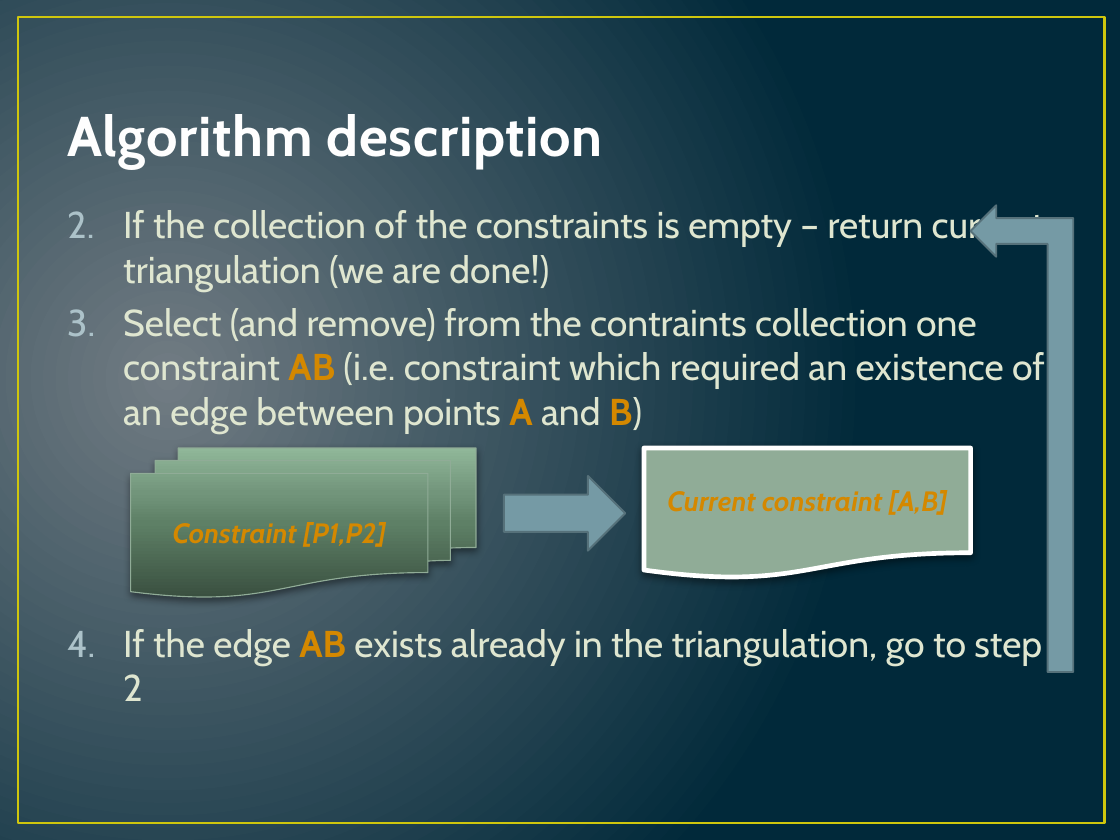
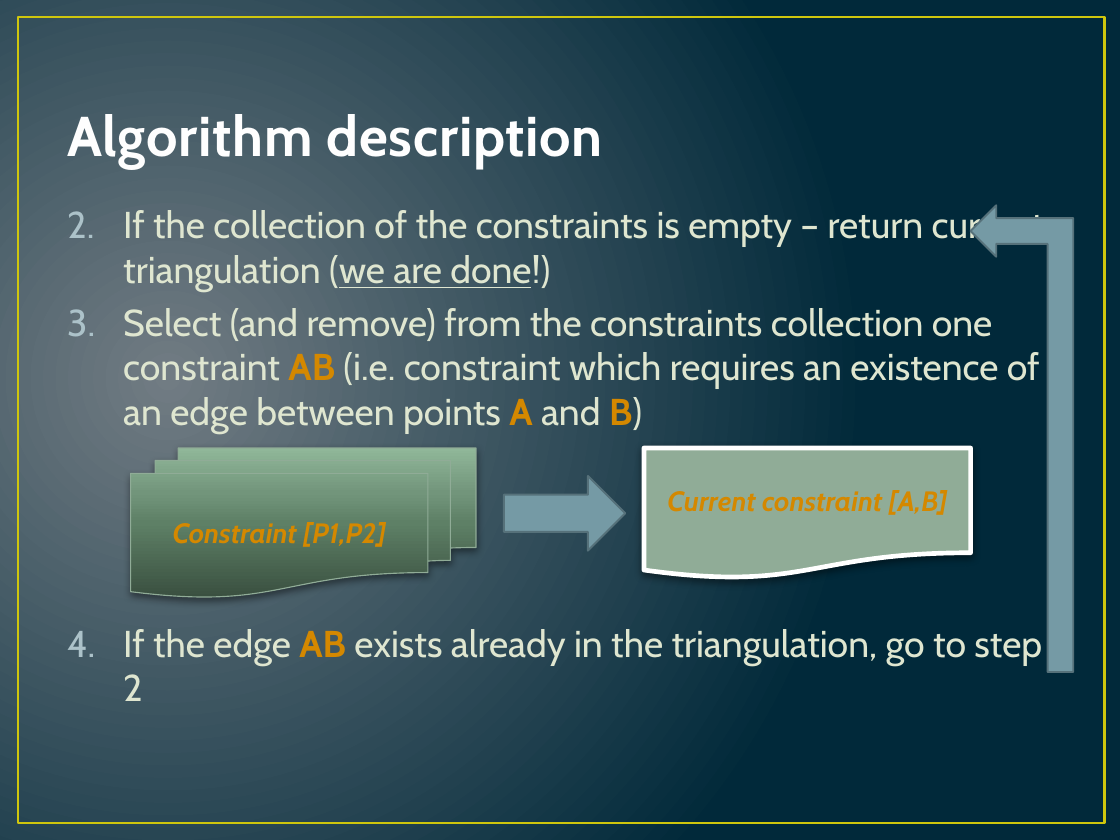
Before and after one commit to hugebdu/jdt-refactored, a slide deck: slide 16 of extra/CDT.pptx. Drawn at 1120x840 pixels with LibreOffice and Linux fonts; fonts in the diff are those of the drawing. Boxes give left, top, right and bottom in pixels: in the first picture for what was removed or moved away, otherwise in the second. Text is boxed around its words. In the diff, an @@ line names an element or a change of style, - is before the commit and + after.

Commit message:
Update the presentation

```diff
--- a/extra/CDT.pptx
+++ b/extra/CDT.pptx
@@ text at (123,207,1044,292): underline on in "(we are done!)" @@
@@ text at (123,308,1040,434): text changed @@
-3. Select (and remove) from the contraints collection one constraint AB (i.e. constraint which required an existence of an edge between points A and B)
+3. Select (and remove) from the constraints collection one constraint AB (i.e. constraint which requires an existence of an edge between points A and B)
```
Also in this commit, not shown: 1 other slide changed, 3 slides added.
